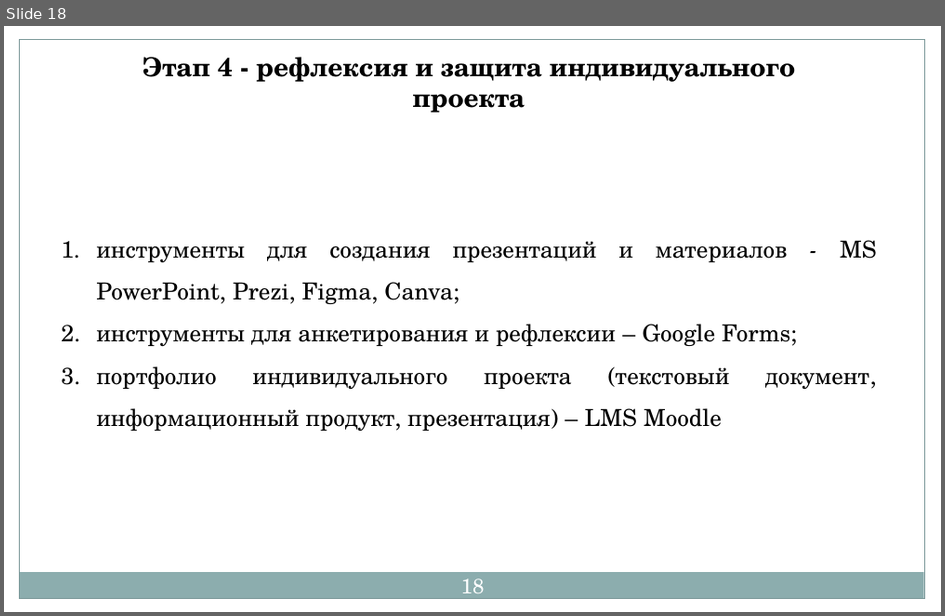
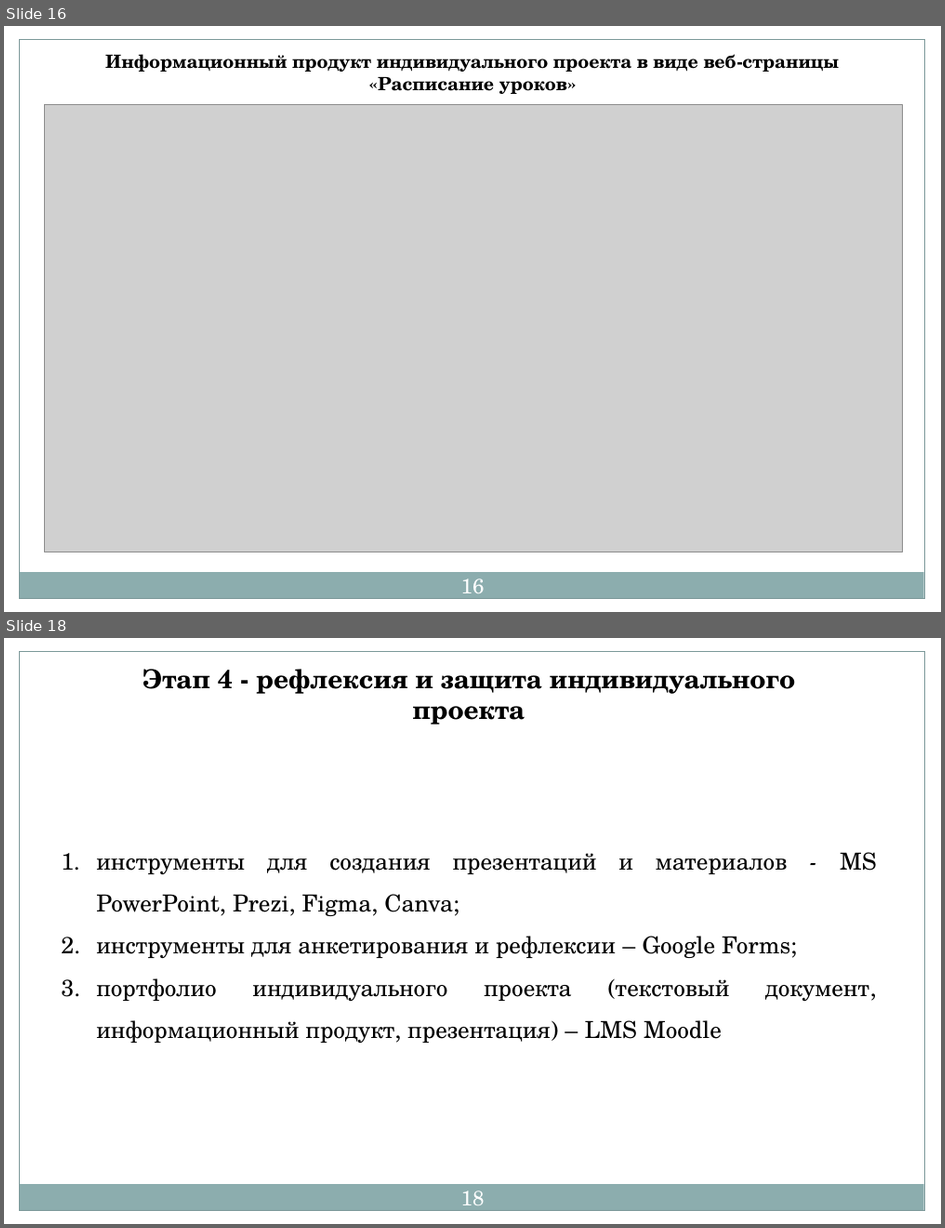
Before and after one commit to natashandrigoz/RMO_Informatika, a slide deck: доклад.pptx. Shown one above the other, each under a label of ours: slide 18 before the commit, slides 16 and 18 after it; the slides between them are not shown. The pictures are 945x616 and 945x1228 pixels, drawn with LibreOffice and Linux fonts; fonts in the diff are those of the drawing; grey boxes stand for pictures. Boxes give left, top, right and bottom in pixels: in the first picture for what was removed or moved away, otherwise in the second. Text is boxed around its words. In the diff, an @@ line names an element or a change of style, - is before the commit and + after.

```diff
--- a/доклад.pptx
+++ b/доклад.pptx
@@ slide 16 added at (4, 26, 941, 612), background #FFFFFF; not listed: 5 template elements that a slide beside it also shows @@
@@ text added at (105, 54, 839, 94), 14 pt, text #000000, bold @@
+Информационный продукт индивидуального проекта в виде веб-страницы «Расписание уроков»
@@ picture added at (44, 105, 903, 551) @@
@@ page number added at (462, 578, 485, 600), 16 pt, text #FFFFFF @@
+16
```
Also in this commit, not shown: 5 slides changed, 2 other slides added, 2 slides removed, 1 other file.
